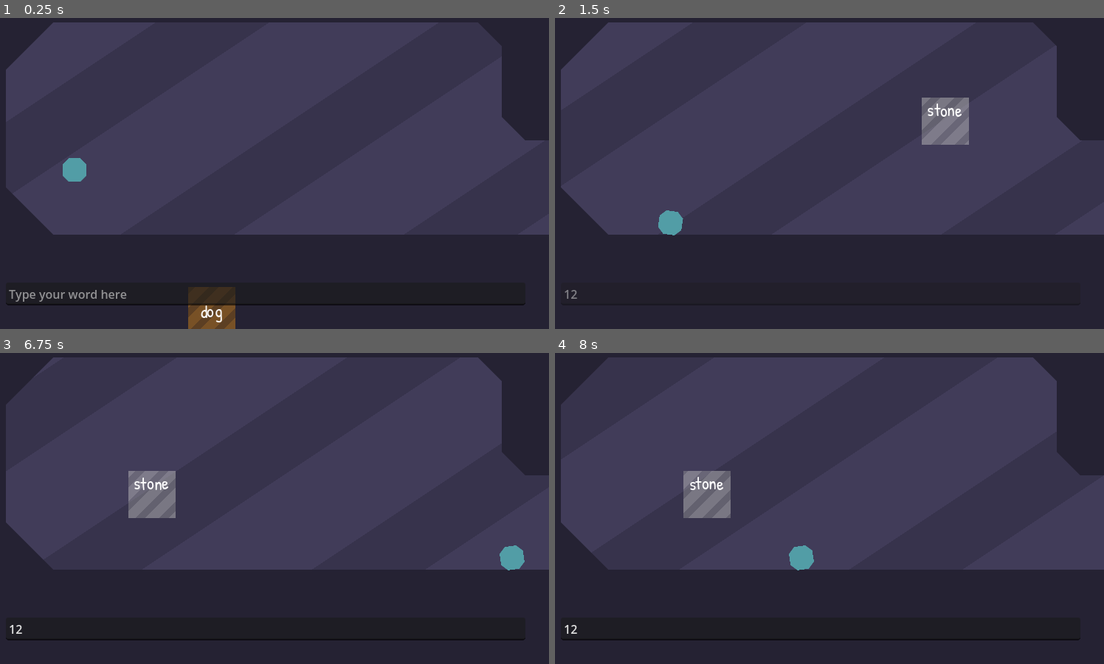
Above: before the commit, frames 1-4 (two rows, left to right).
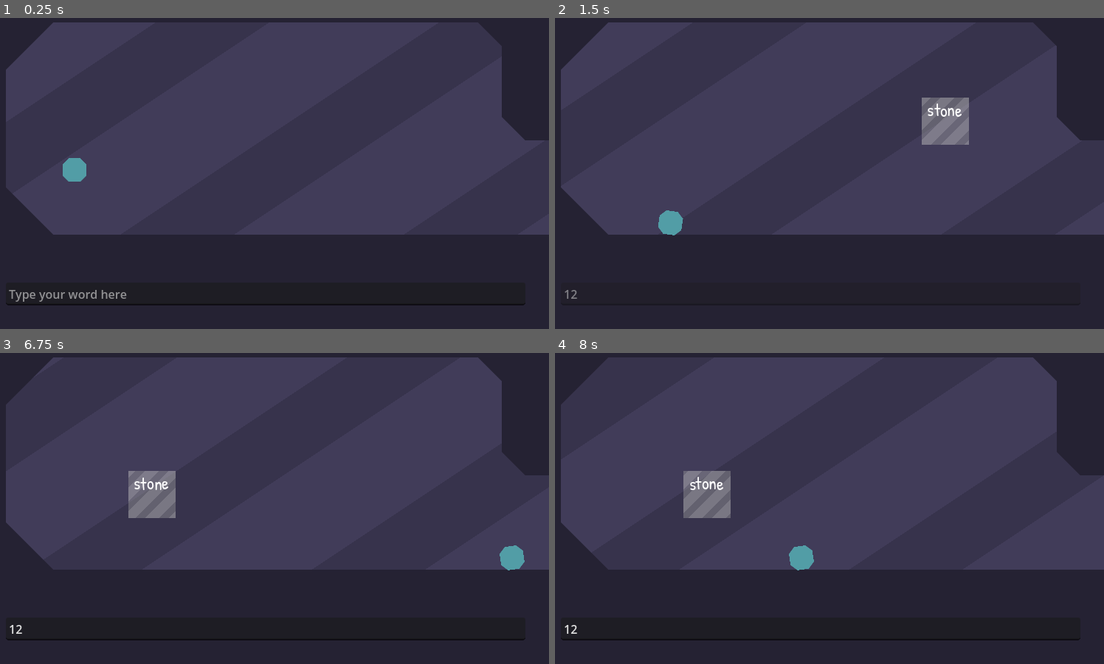
Above: after the commit, the same moments.

Repository: WordPlayEducation/word-play-platformer
Game: Godot game, scene res://main/main.tscn
Same seed, same stepped clock (60 frames per second), same inputs: the game is played once before the commit and once after it.
Inputs (mouse positions are in pixels of both pictures, inside the frame that each line leads up to):
- Up to frame 1 (0.25 s): no input
- Up to frame 2 (1.5 s): click (818, 294) at 0.52 s; type "12" at 0.6 s; tap Enter at 1.25 s; move the mouse to (944, 120) at 1.27 s; press the mouse at (944, 120) at 1.28 s; hold Right (ui_right) from 1.28 s (still down)
- Up to frame 3 (6.75 s): tap Space (jump) at 1.52, 2.27, 3.77, 4.52, 5.27 s; move the mouse to (153, 492) at 2.02 s; release the mouse at (153, 492) at 2.03 s; click (153, 492) at 2.1 s; move the mouse to (323, 393) at 2.77 s; release Right (ui_right) at 2.78 s; press the mouse at (323, 393) at 2.78 s; hold Left (ui_left) 2.78-3.53 s; move the mouse to (236, 552) at 3.52 s; release the mouse at (236, 552) at 3.53 s; hold Right (ui_right) 3.53-5.03 s; click (236, 552) at 3.6 s; move the mouse to (433, 533) at 4.27 s; press the mouse at (433, 533) at 4.28 s; move the mouse to (93, 418) at 5.02 s; release the mouse at (93, 418) at 5.03 s; hold Left (ui_left) 5.03-5.78 s; click (93, 418) at 5.1 s; move the mouse to (296, 474) at 5.77 s; press the mouse at (296, 474) at 5.78 s; hold Right (ui_right) 5.78-6.53 s; move the mouse to (181, 380) at 6.52 s; release the mouse at (181, 380) at 6.53 s; hold Left (ui_left) from 6.53 s (still down); click (181, 380) at 6.6 s
- Up to frame 4 (8 s): keep holding Left (ui_left); tap Space (jump) at 6.77, 7.52 s; move the mouse to (944, 455) at 7.27 s; press the mouse at (944, 455) at 7.28 s

The runs differ from the first frame. In frame 1, 0.9% of the frame differs, in the area x 34-43%, y 86-100%; in frame 2, nothing differs; in frame 3, less than 0.1%; in frame 4, less than 0.1%.

Commit message:
stuffs

Diff:
--- /dev/null
+++ b/main/level/level0/level_0.tscn
@@ -0,0 +1,5 @@
+[gd_scene load_steps=2 format=3 uid="uid://n6bgkipyc2qp"]
+
+[ext_resource type="PackedScene" uid="uid://bdgi21enh22hp" path="res://main/level/level.tscn" id="1_ufw60"]
+
+[node name="Level0" instance=ExtResource("1_ufw60")]
--- a/main/level/level_manager.gd
+++ b/main/level/level_manager.gd
@@ -1 +1,15 @@
 class_name LevelManager extends Node
+
+@export var levels: Array[PackedScene]
+
+var current_id: int = 0
+var loaded_level: Level
+
+func _ready() -> void:
+	load_level(0)
+
+func load_level(id: int) -> void:
+	if is_instance_valid(loaded_level):
+		loaded_level.queue_free()
+	loaded_level = levels[id].instantiate()
+	add_child(loaded_level)
--- a/main/main.tscn
+++ b/main/main.tscn
@@ -1,11 +1,10 @@
-[gd_scene load_steps=8 format=3 uid="uid://jmbngirn2bc"]
+[gd_scene load_steps=7 format=3 uid="uid://jmbngirn2bc"]
 
 [ext_resource type="PackedScene" uid="uid://bhbw1ggbqmgw" path="res://main/player/player.tscn" id="1_kiugf"]
-[ext_resource type="PackedScene" uid="uid://bdgi21enh22hp" path="res://main/level/level.tscn" id="2_p8v2f"]
+[ext_resource type="PackedScene" uid="uid://n6bgkipyc2qp" path="res://main/level/level0/level_0.tscn" id="2_y5ymt"]
 [ext_resource type="Script" path="res://main/placer.gd" id="3_1iut8"]
 [ext_resource type="PackedScene" uid="uid://dmocbja62vbhh" path="res://main/ui/ui.tscn" id="3_kob5o"]
 [ext_resource type="Script" path="res://main/level/level_manager.gd" id="3_or2u5"]
-[ext_resource type="PackedScene" uid="uid://c6cgpai835y7f" path="res://main/word_object/life/life.tscn" id="3_u4vk7"]
 [ext_resource type="Script" path="res://main/creator/creator.gd" id="4_exasg"]
 
 [node name="Main" type="Node"]
@@ -13,15 +12,10 @@
 [node name="LevelManager" type="Node" parent="."]
 unique_name_in_owner = true
 script = ExtResource("3_or2u5")
-
-[node name="Level" parent="LevelManager" instance=ExtResource("2_p8v2f")]
+levels = Array[PackedScene]([ExtResource("2_y5ymt")])
 
 [node name="WordObjects" type="Node2D" parent="."]
 unique_name_in_owner = true
-
-[node name="Life" parent="WordObjects" instance=ExtResource("3_u4vk7")]
-position = Vector2(324, 342)
-collision_mask = 3
 
 [node name="Player" parent="." instance=ExtResource("1_kiugf")]
 unique_name_in_owner = true
